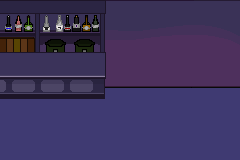
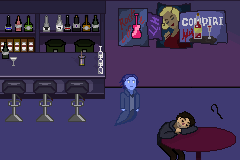
Revision of a layered 240px x 160px image; what changed, layer by layer:
removed layer "Слой 2" over [0, 1, 105, 99]
added layer "Ghost_IDLE_01" above "Chairs" over [114, 74, 140, 126]
added layer "Chairs" above "Drunk man" over [2, 80, 89, 122]
added layer "Drunk man" above "parrot" over [157, 111, 198, 160]
added layer "parrot" above "Table" over [194, 104, 223, 121]
added layer "Table" above "chair" over [161, 127, 236, 160]
added layer "posters" above "Слой 3" over [118, 2, 228, 78]
added layer "Слой 3" above "Parket" over [0, 1, 105, 99]
